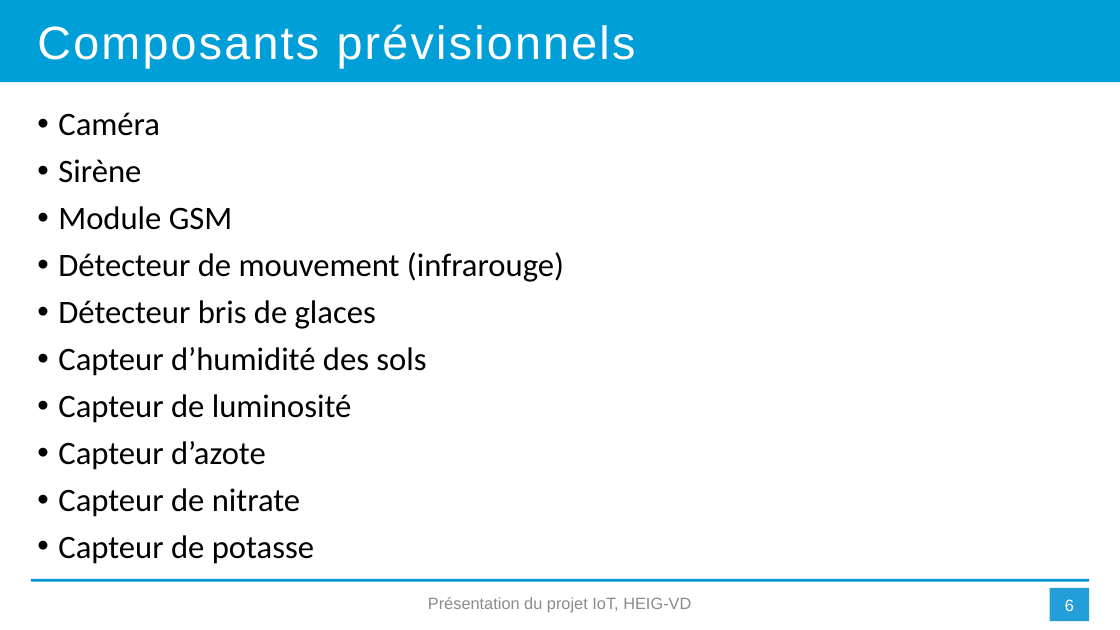
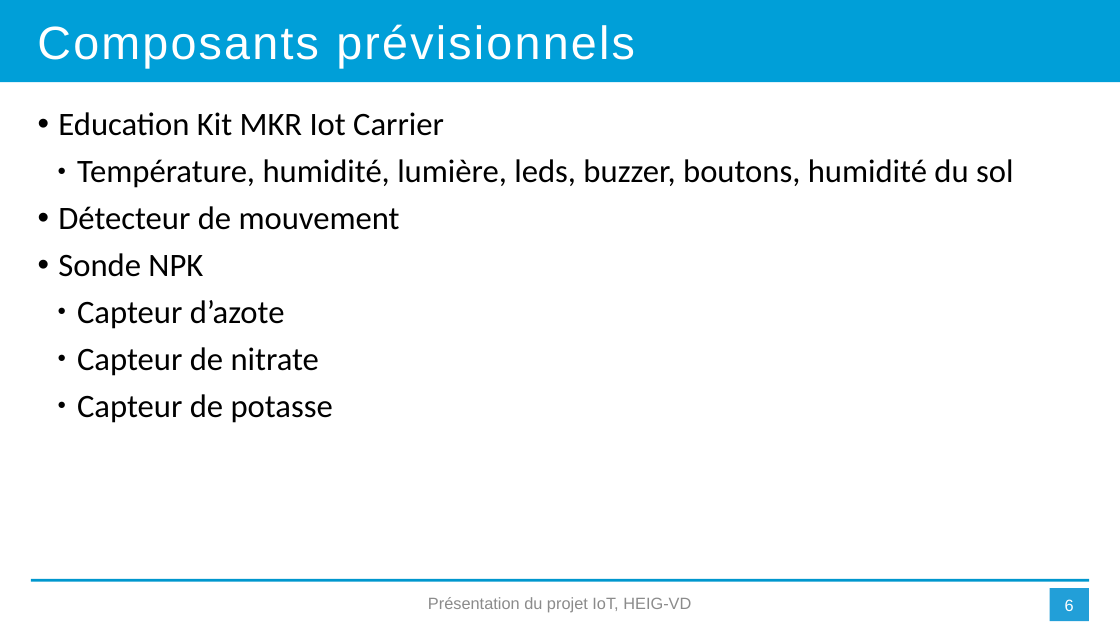
Before and after one commit to MehSalhi/IOT-Project, a slide deck: slide 6 of Projet_Presentation.pptx. Drawn at 1120x630 pixels with LibreOffice and Linux fonts; fonts in the diff are those of the drawing. Boxes give left, top, right and bottom in pixels: in the first picture for what was removed or moved away, otherwise in the second. Text is boxed around its words. In the diff, an @@ line names an element or a change of style, - is before the commit and + after.

```diff
--- a/Projet_Presentation.pptx
+++ b/Projet_Presentation.pptx
@@ text at box(58, 112, 1013, 277): text changed @@
-• Caméra
-• Sirène
-• Module GSM
-• Détecteur de mouvement (infrarouge)
-• Détecteur bris de glaces
-• Capteur d’humidité des sols
-• Capteur de luminosité
+• Education Kit MKR Iot Carrier
+  ● Température, humidité, lumière, leds, buzzer, boutons, humidité du sol
+• Détecteur de mouvement
+• Sonde NPK
@@ text at box(77, 300, 333, 423): bullet • to ●; list level 1 to 2 in "Capteur d’azote"; list level 1 to 2 in "Capteur de nitrate"; list level 1 to 2 in "Capteur de potasse" @@
```
Also in this commit, not shown: 5 other slides changed, 2 slides added.
